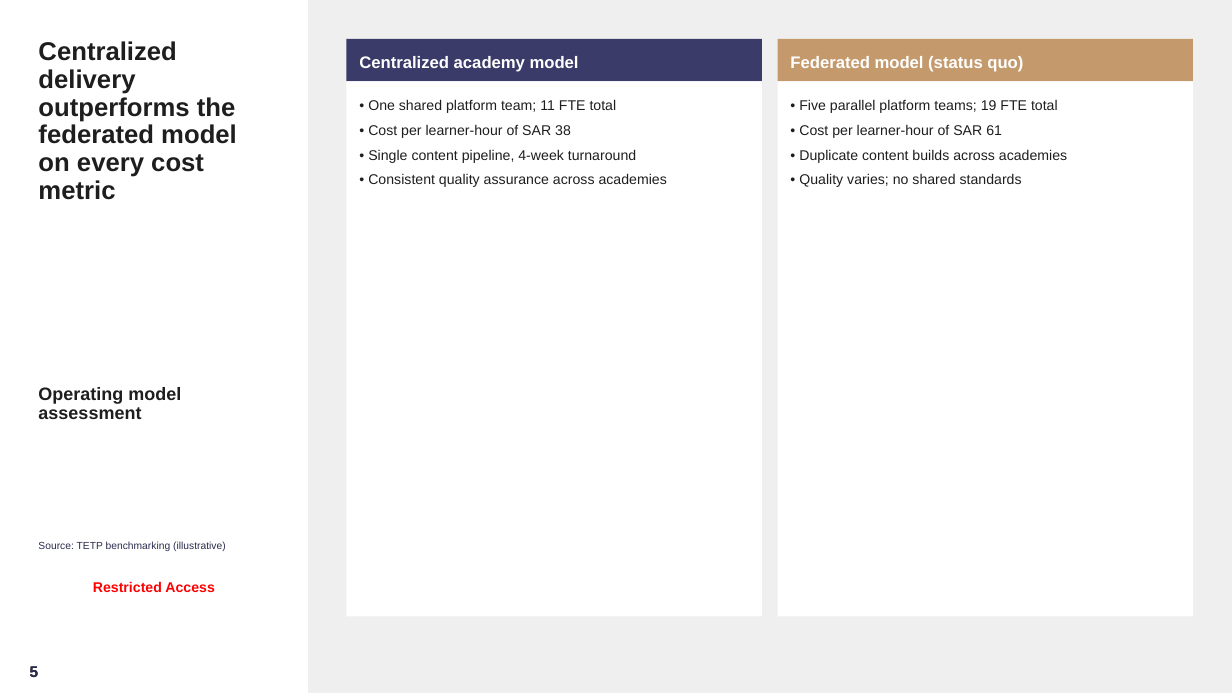
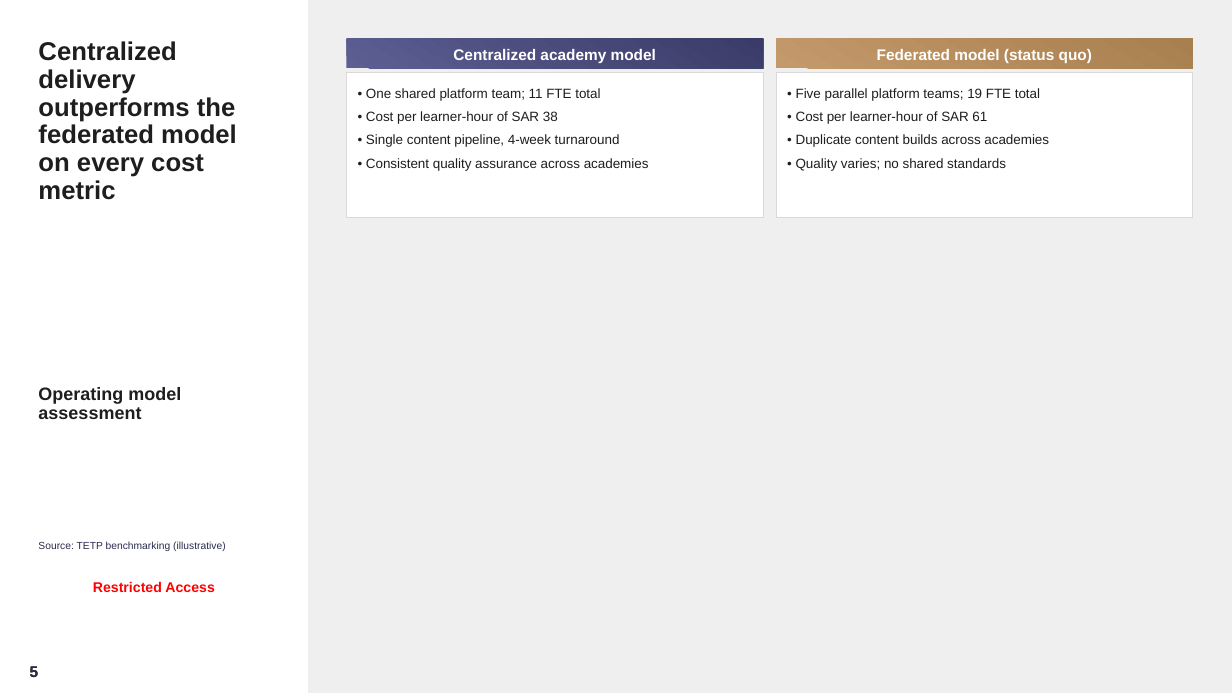
Before and after one commit to ammarkojok/Consulting-Toolkit, a slide deck: slide 5 of .claude/skills/tetp-deck/examples/example-deck.pptx. Drawn at 1232x693 pixels with LibreOffice and Linux fonts; fonts in the diff are those of the drawing; background and template pictures are left out. Boxes give left, top, right and bottom in pixels: in the first picture for what was removed or moved away, otherwise in the second. Text is boxed around its words. In the diff, an @@ line names an element or a change of style, - is before the commit and + after.

```diff
--- a/.claude/skills/tetp-deck/examples/example-deck.pptx
+++ b/.claude/skills/tetp-deck/examples/example-deck.pptx
@@ rectangle: place and size @@
-rectangle at box(347, 39, 762, 81)
+rectangle at box(347, 39, 763, 68)
@@ rectangle at box(347, 39, 763, 68): fill #3A3B68 to gradient #5D5E92 to #3A3B68 @@
@@ text "Centralized academy model" at box(453, 49, 656, 63): size 13 to 12 pt; alignment left to centre; line spacing 1.15 to 1.12 @@
@@ rectangle: place and size @@
-rectangle at box(777, 39, 1193, 81)
+rectangle at box(776, 39, 1193, 68)
@@ rectangle at box(776, 39, 1193, 68): fill #C4996C to gradient #C4996C to #A87F4E @@
@@ text "Federated model (status quo)" at box(877, 49, 1092, 63): size 13 to 12 pt; alignment left to centre; line spacing 1.15 to 1.12 @@
@@ rectangle: place and size @@
-rectangle at box(347, 81, 762, 616)
+rectangle at box(347, 72, 763, 218)
@@ rectangle at box(347, 72, 763, 218): outline none to #D9D9D9 0.75 pt @@
@@ text "• One shared platform team; ...": place and size @@
-text "• One shared platform team; ..." at box(368, 99, 667, 187)
+text "• One shared platform team; ..." at box(366, 88, 649, 171)
@@ text "• One shared platform team; ..." at box(366, 88, 649, 171): size 11 to 10.5 pt; line spacing 1.15 to 1.12 @@
@@ rectangle at box(776, 72, 1193, 218): outline none to #D9D9D9 0.75 pt @@
@@ rectangle: place and size @@
-rectangle at box(777, 81, 1193, 616)
+rectangle at box(776, 72, 1193, 218)
@@ text "• Five parallel platform teams; ..." at box(796, 88, 1049, 171): size 11 to 10.5 pt; line spacing 1.15 to 1.12 @@
@@ text "• Five parallel platform teams; ...": place and size @@
-text "• Five parallel platform teams; ..." at box(799, 99, 1067, 187)
+text "• Five parallel platform teams; ..." at box(796, 88, 1049, 171)
```
Also in this commit, not shown: 7 other slides changed, 1 slide added, 11 other files.
